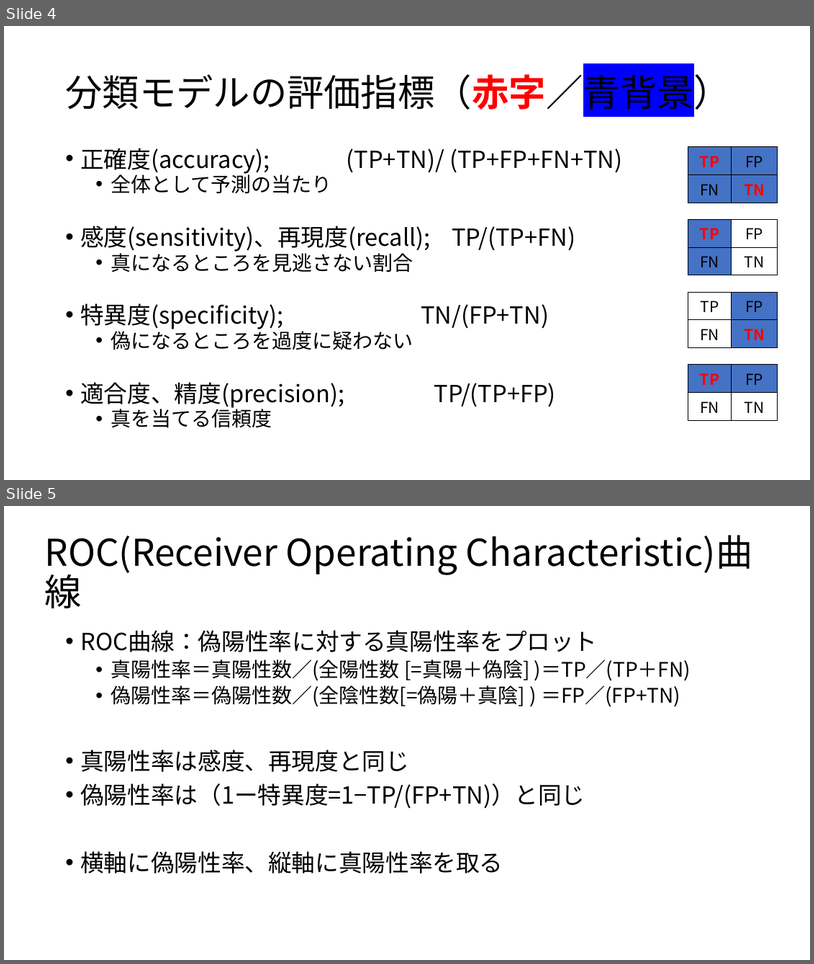
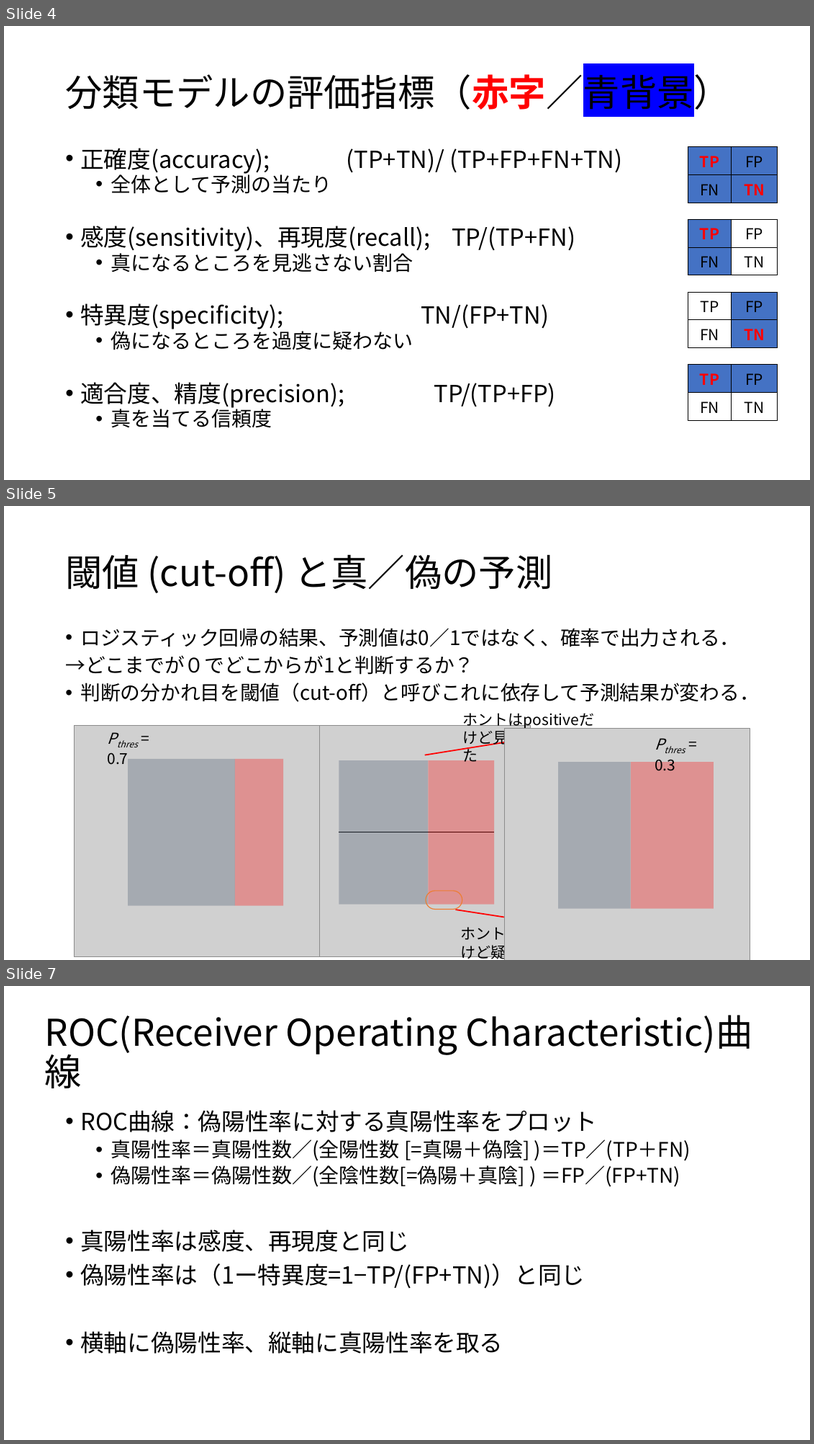
Before and after one commit to KoHMB/Shigen_kensyu_FRA, a slide deck: R/スライド/第33回.pptx. Shown one above the other, each under a label of ours: slides 4 and 5 before the commit, slides 4, 5 and 7 after it; the slides between them are not shown. The pictures are 814x964 and 814x1444 pixels, drawn with LibreOffice and Linux fonts; fonts in the diff are those of the drawing; grey boxes stand for pictures. Boxes give left, top, right and bottom in pixels: in the first picture for what was removed or moved away, otherwise in the second. Text is boxed around its words. In the diff, an @@ line names an element or a change of style, - is before the commit and + after.

```diff
--- a/R/スライド/第33回.pptx
+++ b/R/スライド/第33回.pptx
@@ slide 5 added at box(4, 506, 810, 960), background #FFFFFF @@
@@ title added at box(65, 554, 553, 593), 44 pt, text #000000 @@
+閾値 (cut-off) と真／偽の予測
@@ text added at box(65, 628, 760, 702), 23.8 pt, text #000000 @@
+• ロジスティック回帰の結果、予測値は0／1ではなく、確率で出力される．
+→どこまでが０でどこからが1と判断するか？
+• 判断の分かれ目を閾値（cut-off）と呼びこれに依存して予測結果が変わる．
@@ group added at box(74, 713, 750, 960): 6 rectangles, 5 texts, 3 pictures, 3 lines, 1 rounded rectangle @@
+Pthres = 0.5とした場合
+ホントはpositiveだけど見逃してしまった
+ホントはnegativeだけど疑ってしまった
+Pthres = 0.7
+Pthres = 0.3
@@ what was slide 5 is now slide 7 @@
```
Also in this commit, not shown: 2 slides changed, 1 other slide added, 7 other files.
